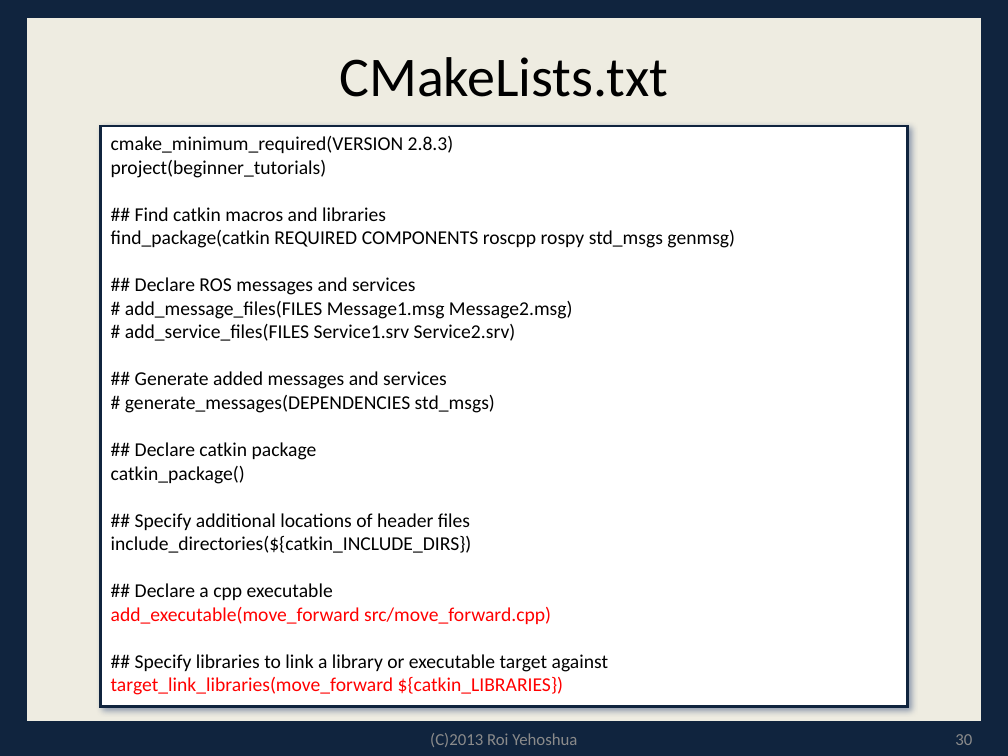
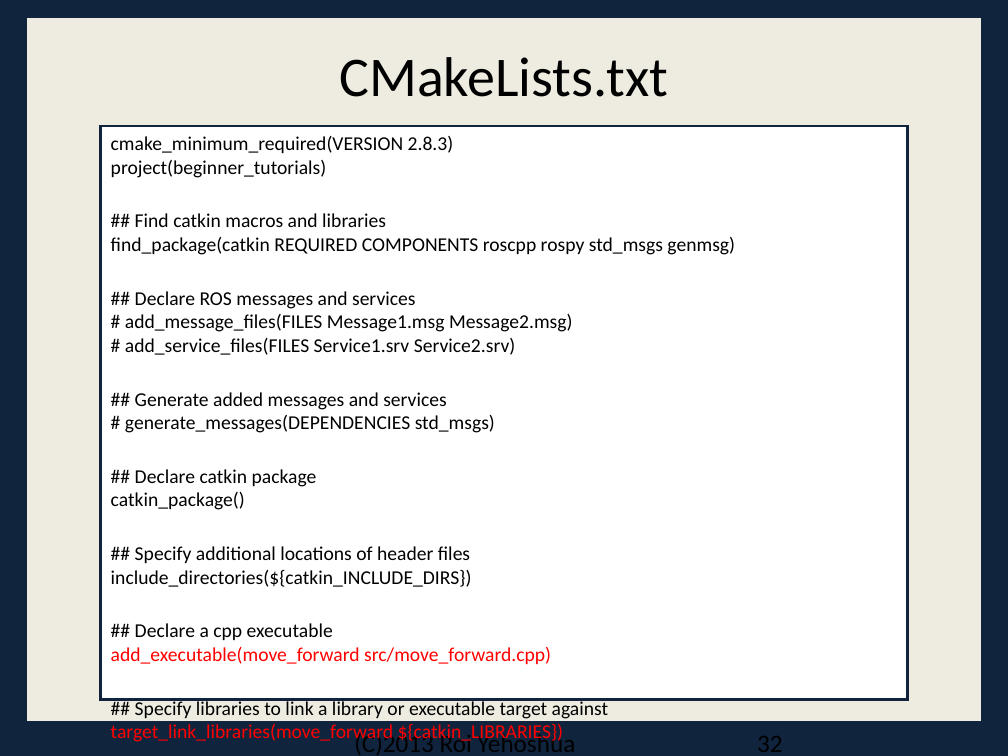
Before and after one commit to faustino-lukolo/Cpts483-Intro-To-Robotics, a slide deck: slide 32 of Resources/Lessons/ROSLesson3.pptx (slide 30 before the commit). Drawn at 1008x756 pixels with LibreOffice and Linux fonts; fonts in the diff are those of the drawing. Boxes give left, top, right and bottom in pixels: in the first picture for what was removed or moved away, otherwise in the second. Text is boxed around its words. In the diff, an @@ line names an element or a change of style, - is before the commit and + after.

```diff
--- a/Resources/Lessons/ROSLesson3.pptx
+++ b/Resources/Lessons/ROSLesson3.pptx
@@ background #0F243E to #10243E @@
@@ rectangle at (25,17,983,723): outline #0F243E 2 pt to #10243E 2.01 pt @@
@@ rectangle "cmake_minimum_required(VERSION 2.8.3)": place and size @@
-rectangle "cmake_minimum_required(VERSION 2.8.3)" at (101,126,907,707)
+rectangle "cmake_minimum_required(VERSION 2.8.3)" at (101,126,907,700)
@@ rectangle "cmake_minimum_required(VERSION 2.8.3)" at (101,126,907,700): list level 2 to 1 in "cmake_minimum_required(VERSION 2.8.3)"; list level 2 to 1 in "project(beginner_tutorials)"; list level 2 to 1 in "## Find catkin macros and ..."; list level 2 to 1 in "find_package(catkin REQUIRED COMPONENTS roscpp rospy ..."; list level 2 to 1 in "## Declare ROS messages and ..."; list level 2 to 1 in "# add_message_files(FILES Message1.msg Message2.msg)"; list level 2 to 1 in "# add_service_files(FILES Service1.srv Service2.srv)"; list level 2 to 1 in "## Generate added messages and ..."; list level 2 to 1 in "# generate_messages(DEPENDENCIES std_msgs)"; list level 2 to 1 in "## Declare catkin package"; list level 2 to 1 in "catkin_package()"; list level 2 to 1 in "## Specify additional locations of ..."; list level 2 to 1 in "include_directories(${catkin_INCLUDE_DIRS})"; list level 2 to 1 in "## Declare a cpp executable"; list level 2 to 1 in "add_executable(move_forward src/move_forward.cpp)"; list level 2 to 1 in "## Specify libraries to link ..."; list level 2 to 1 in "target_link_libraries(move_forward ${catkin_LIBRARIES})"; outline #0F243E 2 pt to #10243E 2.01 pt; shadow off @@
@@ text "(C)2013 Roi Yehoshua" at (354,732,575,755): size 12 to 18 pt, text colour #8C8C8C to #000000; alignment centre to left; vertical alignment middle to top @@
@@ page number removed at (955,734,972,745) @@
-30
```
Also in this commit, not shown: 43 other slides changed, 3 slides added, 11 other files.
